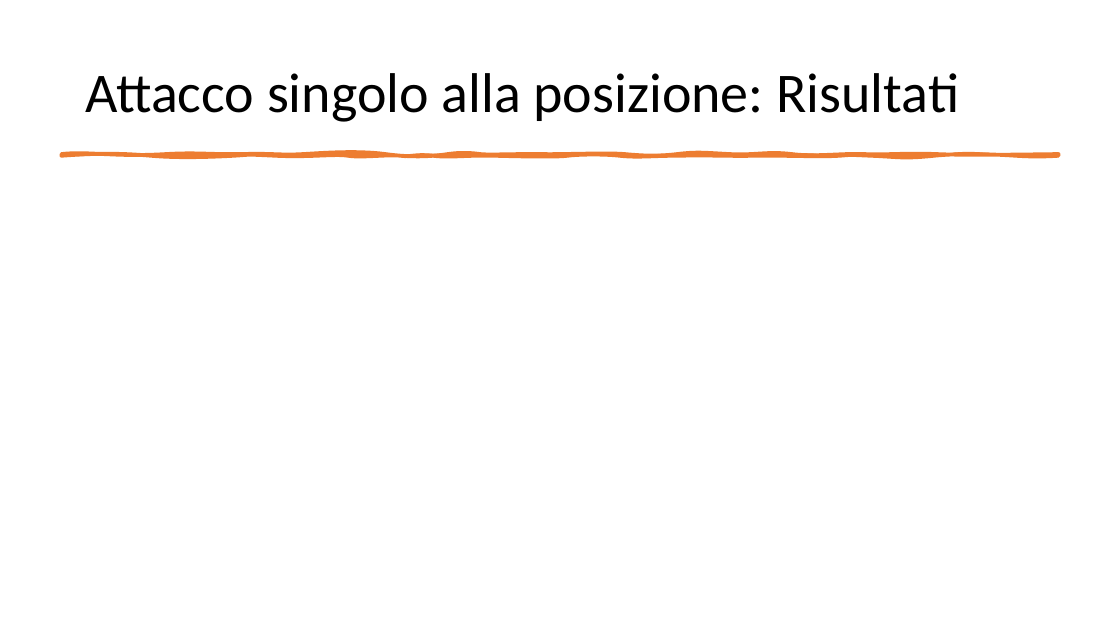
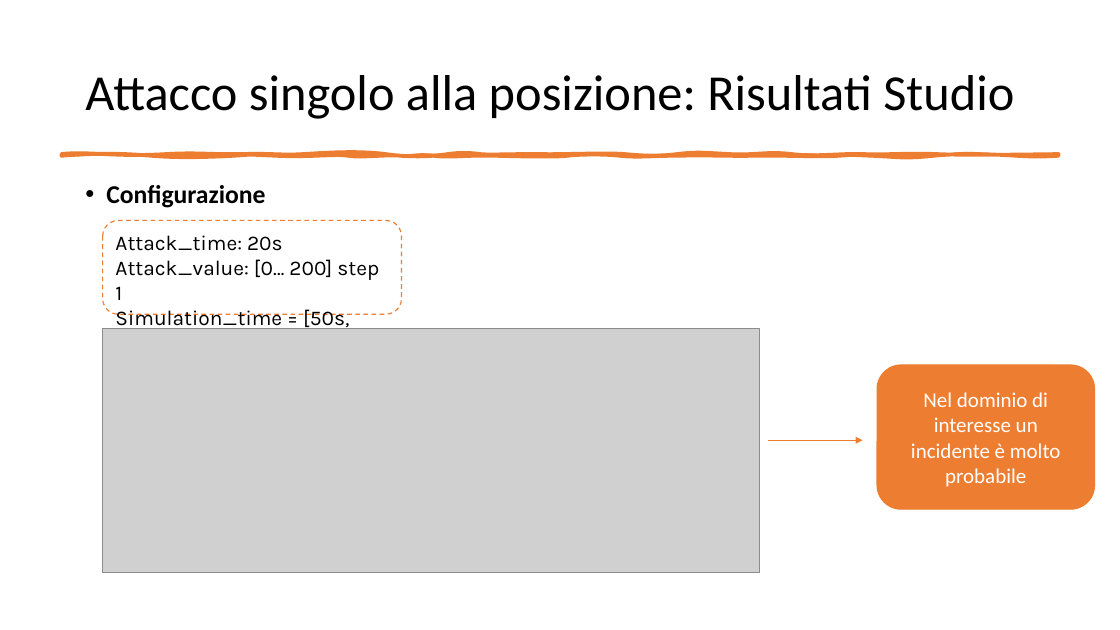
Before and after one commit to gerti98/FormalMethodsProject, a slide deck: slide 28 of Leading Car – Following Car.pptx. Drawn at 1120x630 pixels with LibreOffice and Linux fonts; fonts in the diff are those of the drawing; grey boxes stand for pictures. Boxes give left, top, right and bottom in pixels: in the first picture for what was removed or moved away, otherwise in the second. Text is boxed around its words. In the diff, an @@ line names an element or a change of style, - is before the commit and + after.

```diff
--- a/Leading Car – Following Car.pptx
+++ b/Leading Car – Following Car.pptx
@@ title at (85, 75, 1014, 119): text changed; size 48 to 43.2 pt @@
-Attacco singolo alla posizione: Risultati
+Attacco singolo alla posizione: Risultati Studio
@@ text added at (106, 185, 265, 208), 22 pt, text #000000, bold @@
+• Configurazione
@@ rounded rectangle added at (103, 220, 402, 314), outline #ED7D31 1 pt dashed, 18 pt, text #000000 @@
+Attack_time: 20s
+Attack_value: [0… 200] step 1
+Simulation_time = [50s, 100s]
@@ picture added at (103, 329, 760, 572) @@
@@ rounded rectangle added at (877, 365, 1095, 510), fill #ED7D31, outline #ED7D31 1 pt, 18 pt, text #FFFFFF @@
+Nel dominio di interesse un incidente è molto probabile
@@ arrow added from (768, 440) to (863, 440), #ED7D31 0.5 pt @@
```
Also in this commit, not shown: 4 other slides changed, 3 slides added, 2 slides removed, 6 other files.
